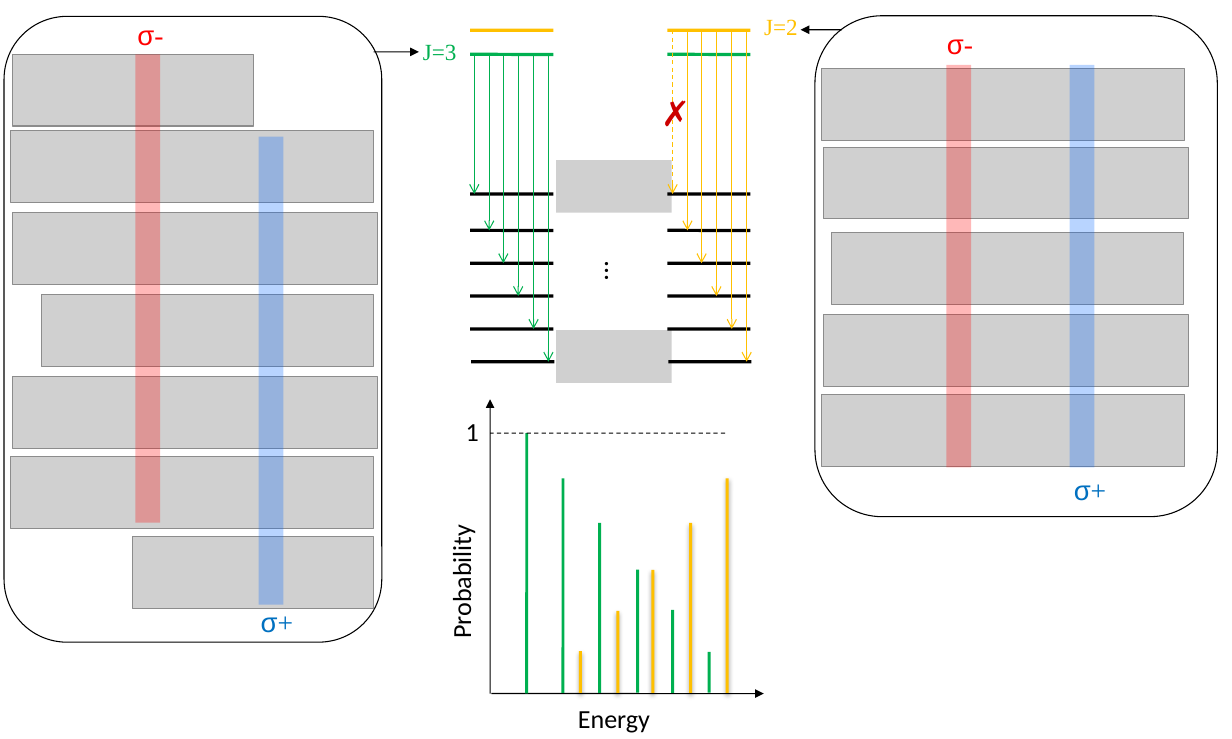
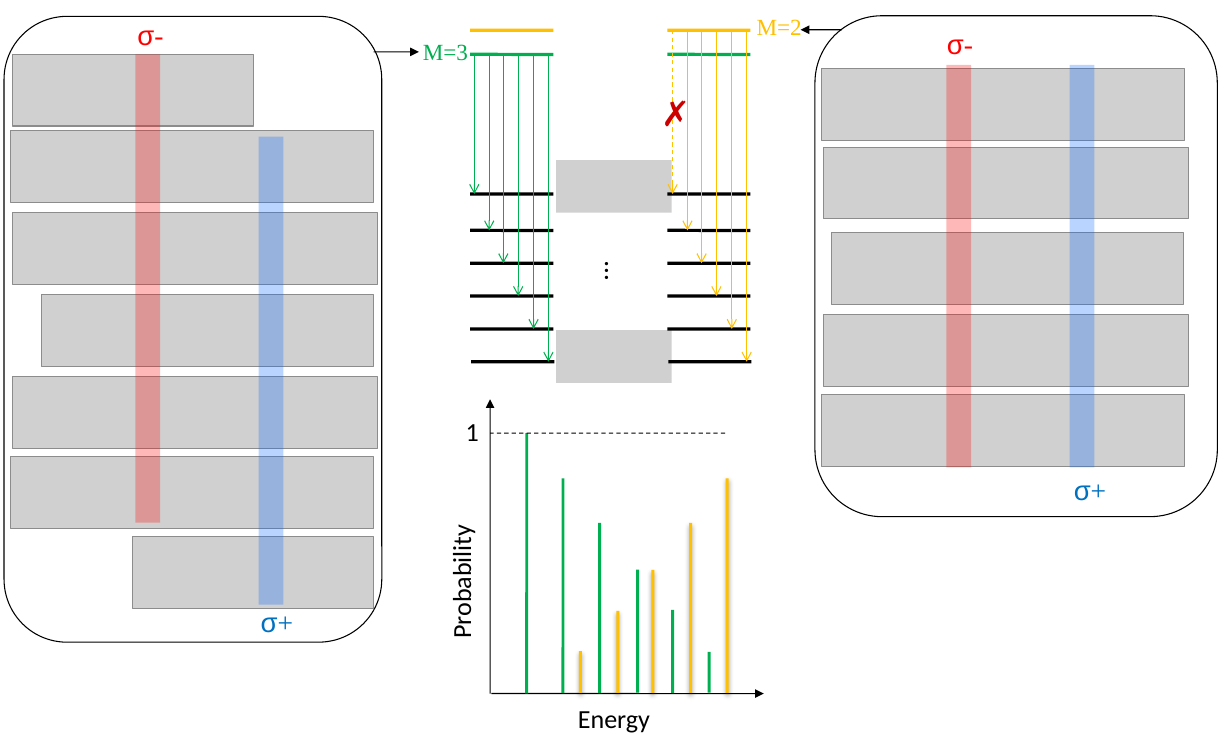
Before and after one commit to audreyazura/PhDThesis, a slide deck: slide 1 of 03-h-Mn/Pictures/Recomb.pptx. Drawn at 1232x739 pixels with LibreOffice and Linux fonts; fonts in the diff are those of the drawing; grey boxes stand for pictures. Boxes give left, top, right and bottom in pixels: in the first picture for what was removed or moved away, otherwise in the second. Text is boxed around its words. In the diff, an @@ line names an element or a change of style, - is before the commit and + after.

```diff
--- a/03-h-Mn/Pictures/Recomb.pptx
+++ b/03-h-Mn/Pictures/Recomb.pptx
@@ text at <box>757,19,802,35</box>: text changed @@
-J=2
+M=2
@@ text at <box>423,44,468,61</box>: text changed @@
-J=3
+M=3
```
Also in this commit, not shown: 41 other files.
